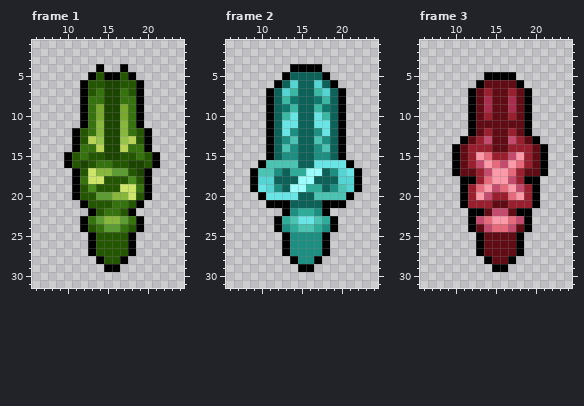
Pixel-art file, stored at SPRITES/ASEPRITE FILES/Notches_FLAT.aseprite. Above, as it was before the edit.
32x32 pixels, 20 frames. Shown: frame 1: x 6..24, y 1..31; frame 2: x 6..24, y 1..31; frame 3: x 6..24, y 1..31. The commit also changed other frames, which this record leaves out.
The same view after the edit:
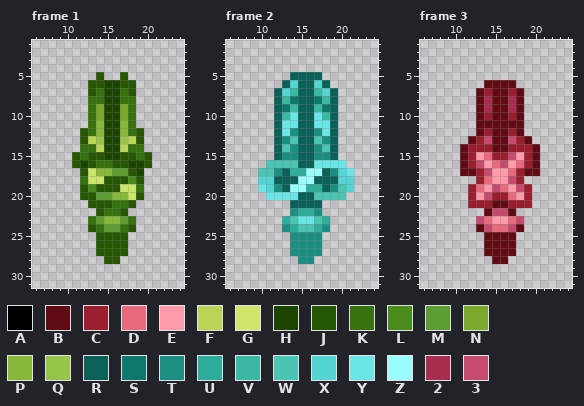
Palette (. is transparent): A #000000  B #610c15  C #991f2f  D #e66a7c  E #fc9aaa  F #bad455  G #cde66a  H #1c4501  J #255703  K #36730e  L #498c1c  M #5c9c32  N #79a82d  P #88b83b  Q #96c44b  R #0c6158  S #0e786d  T #1d8f82  U #2fad9b  V #3bb8a3  W #4bc4b3  X #55d4d4  Y #6ae5e6  Z #9afcfb  2 #a82d4e  3 #c44b6e
Change:
Changed rows in their new state; - is an unchanged pixel.
Frame 1, layer "Flattened":
first column x 10:
 4 ----.--.----
 5 ---.-..-.---
 6 --.------.--
 7 --.------.--
 8 --.------.--
 9 --.------.--
10 --.------.--
11 --.------.--
12 -.--------.-
13 -.--------.-
14 -.--------.-
15 .----------.
16 .----------.
17 -.--------.-
18 -.--------.-
19 -.--------.-
20 -.--------.-
21 --.------.--
22 ---.----.---
23 --.------.--
24 --.------.--
25 ---.----.---
26 ---.----.---
27 ---.----.---
28 ----.--.----
29 -----..-----
Frame 2, layer "Flattened":
first column x 9:
 4 -----....-----
 5 ----.----.----
 6 ---.------.---
 7 --.--------.--
 8 --.--------.--
 9 --.--------.--
10 --.--------.--
11 --.--------.--
12 --.--------.--
13 --.--------.--
14 --.--------.--
15 --.--------.--
16 -.----------.-
17 .------------.
18 .------------.
19 .------------.
20 -.----------.-
21 --...----...--
22 ----.----.----
23 ---.------.---
24 ---.------.---
25 ----.----.----
26 ----.----.----
27 ----.----.----
28 -----.--.-----
29 ------..------
Frame 3, layer "Flattened":
first column x 10:
 5 ----....----
 6 ---.----.---
 7 --.------.--
 8 --.------.--
 9 --.------.--
10 --.------.--
11 --.------.--
12 --.------.--
13 -.--------.-
14 .----------.
15 .----------.
16 .----------.
17 .----------.
18 -..------..-
19 -.--------.-
20 -.--------.-
21 -.--------.-
22 --..----..--
23 --.------.--
24 --.------.--
25 ---.----.---
26 ---.----.---
27 ---.----.---
28 ----.--.----
29 -----..-----
Boxes around the changes in both pictures, in picture pixels (x1, y1, x2, y2):
erased: (64, 64, 160, 272)
erased: (250, 64, 362, 272)
erased: (452, 72, 548, 272)
